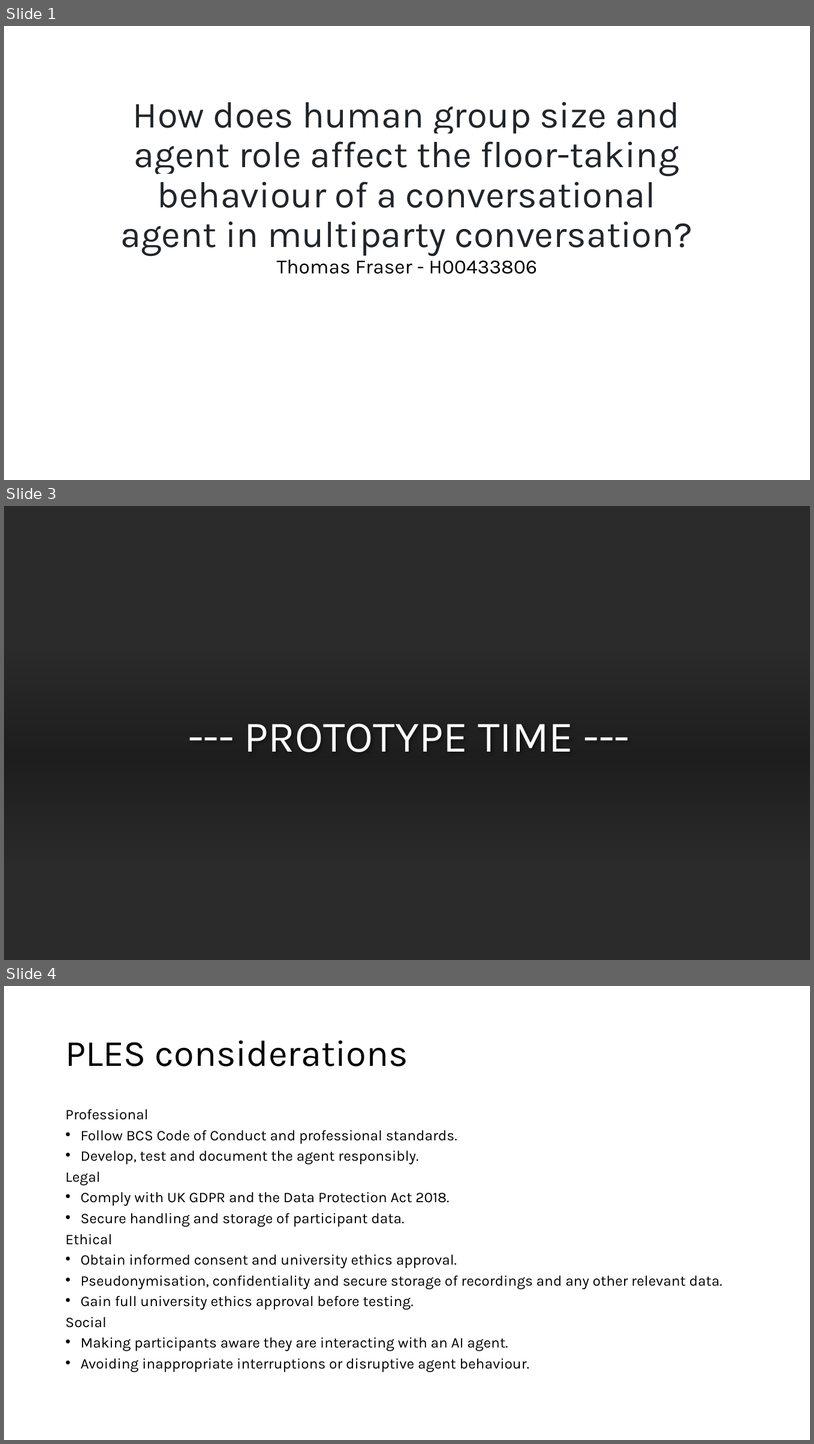
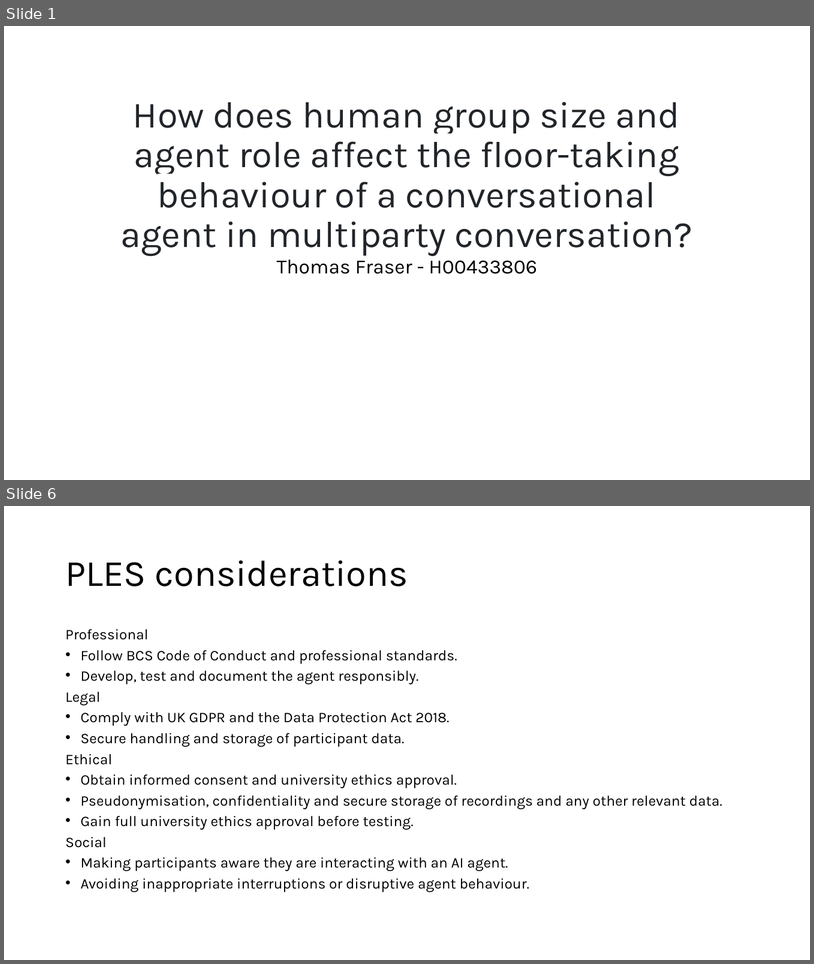
Before and after one commit to ThomasFraserDev/How-does-human-group-size-and-agent-role-affect-the-floor-taking-behaviour-of-a-conversational-agent, a slide deck: writing/S1/Feasibility.pptx. Shown one above the other, each under a label of ours: slides 1, 3 and 4 before the commit, slides 1 and 6 after it; the slides between them are not shown. The pictures are 814x1444 and 814x964 pixels, drawn with LibreOffice and Linux fonts; fonts in the diff are those of the drawing; background and template pictures are left out; a plain dark background stands for a picture behind light text. Boxes give left, top, right and bottom in pixels: in the first picture for what was removed or moved away, otherwise in the second. Text is boxed around its words. In the diff, an @@ line names an element or a change of style, - is before the commit and + after.

```diff
--- a/writing/S1/Feasibility.pptx
+++ b/writing/S1/Feasibility.pptx
@@ slide 3 removed at [4,506,810,960], background picture (left out) @@
@@ rectangle removed at [4,506,810,960] @@
@@ rectangle removed at [4,652,810,861] @@
@@ title removed at [245,723,573,752] @@
---- PROTOTYPE TIME ---
@@ what was slide 4 is now slide 6 @@
```
Also in this commit, not shown: 2 slides changed, 2 slides added.
